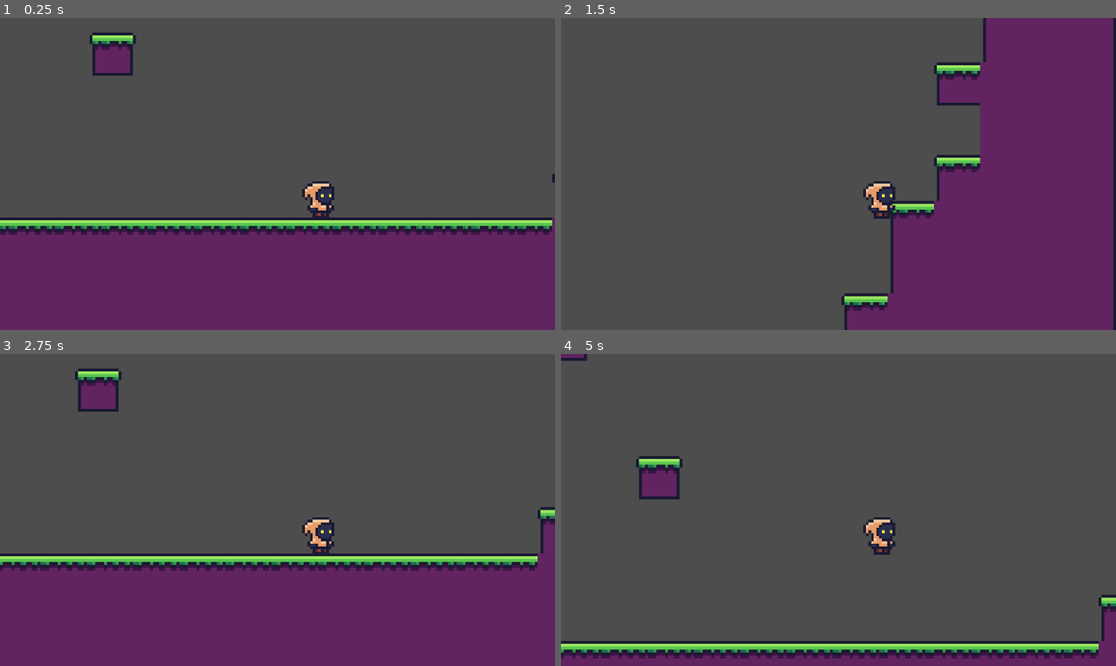
Above: before the commit, frames 1-4 (two rows, left to right).
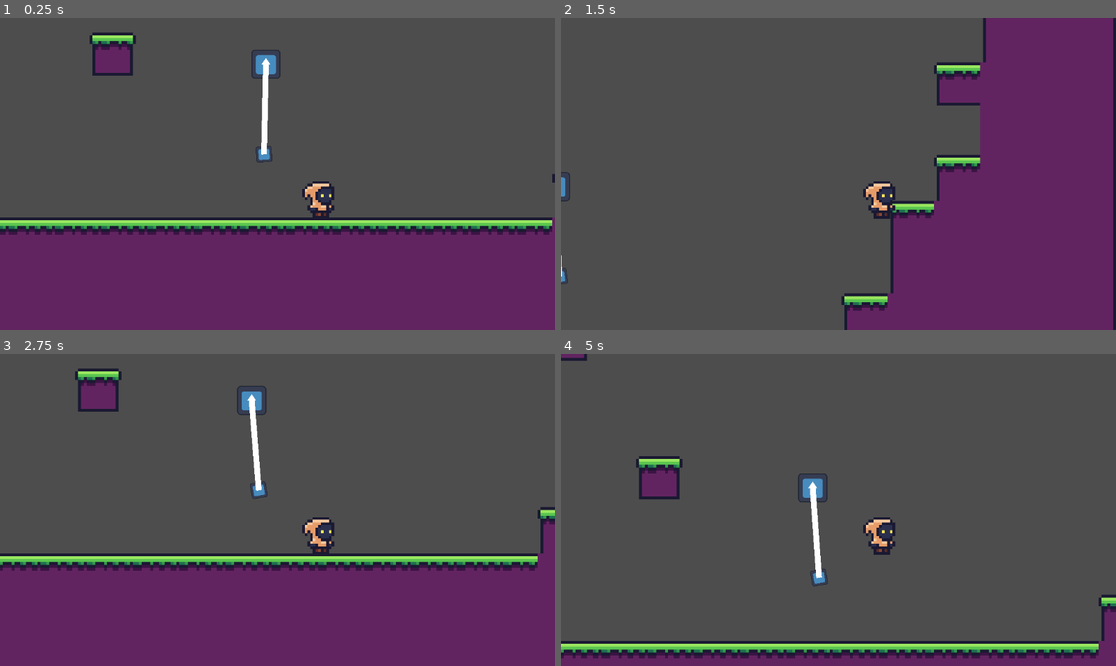
Above: after the commit, the same moments.

Repository: zenbenten/Godot-Platformer
Game: Godot game, scene res://Assets/Scenes/Areas/area_1.tscn
The game is run twice, just before and just after one commit, with the same random seed, the same clock (stepped at 60 frames per second) and the same inputs. The engine's default icon, where the game draws it, is replaced by a stand-in: a white triangle on a blue panel in a dark square.
Inputs:
- Up to frame 1 (0.25 s): no input
- Up to frame 2 (1.5 s): hold Right (move_right) from 0.53 s (still down); tap Home (ui_home) at 0.6 s; tap Z (jump) at 0.77, 0.8, 1.07, 1.35 s
- Up to frame 3 (2.75 s): tap Z (jump) at 1.52, 1.82, 2.3 s; tap Home (ui_home) at 1.55, 2.1 s; release Right (move_right) at 2.03 s; hold Left (move_left) from 2.03 s (still down)
- Up to frame 4 (5 s): release Left (move_left) at 2.78 s; hold Right (move_right) 2.78-4.28 s; tap Home (ui_home) at 2.85, 4.35 s; tap Z (jump) at 3.02, 3.32, 3.6, 3.77, 4.07, 4.52, 4.82 s; hold Left (move_left) from 4.28 s (still down)

The runs differ from the first frame. In frame 1, 0.7% of the frame differs, in the area x 45-51%, y 10-47%; in frame 2, 0.1%; in frame 3, 0.6%; in frame 4, 0.7%.

Commit message:
grapple anchor, player anchor, and visible rope. pendulum swings as expected

Diff:
--- a/Assets/Scenes/Areas/area_1.tscn
+++ b/Assets/Scenes/Areas/area_1.tscn
@@ -1,7 +1,27 @@
-[gd_scene load_steps=5 format=3 uid="uid://badcvjrm3v6id"]
+[gd_scene load_steps=9 format=3 uid="uid://badcvjrm3v6id"]
 
 [ext_resource type="Texture2D" uid="uid://bv5h24wmk7523" path="res://Assets/Sprites/tiles_1.png" id="1_3uyhe"]
-[ext_resource type="PackedScene" uid="uid://3wgak66vwyqw" path="res://Assets/Scenes/player.tscn" id="2_8wi1m"]
+[ext_resource type="PackedScene" uid="uid://dqyufja82jv67" path="res://Assets/Scenes/player.tscn" id="2_8wi1m"]
+[ext_resource type="Texture2D" uid="uid://gfuvj2yoti1d" path="res://icon.svg" id="3_8wi1m"]
+
+[sub_resource type="GDScript" id="GDScript_8wi1m"]
+script/source = "extends Node2D
+
+@export var grapple_anchor: StaticBody2D
+@export var player_anchor: RigidBody2D
+@export var rope: Line2D
+
+func _ready():
+	add_to_group(\"grappling-hook-system\")
+
+	# Initialize the rope with 2 points (start and end)
+	rope.points = [grapple_anchor.global_position, player_anchor.global_position]
+
+func _process(delta):
+	# Update the rope to connect the anchor and player anchor
+	rope.set_point_position(0, grapple_anchor.global_position)
+	rope.set_point_position(1, player_anchor.global_position)
+"
 
 [sub_resource type="TileSetAtlasSource" id="TileSetAtlasSource_ql8qi"]
 texture = ExtResource("1_3uyhe")
@@ -90,7 +110,15 @@
 physics_layer_0/collision_layer = 1
 sources/0 = SubResource("TileSetAtlasSource_ql8qi")
 
-[node name="Area1" type="Node2D"]
+[sub_resource type="RectangleShape2D" id="RectangleShape2D_ql8qi"]
+
+[sub_resource type="RectangleShape2D" id="RectangleShape2D_7fk0h"]
+
+[node name="Area1" type="Node2D" node_paths=PackedStringArray("grapple_anchor", "player_anchor", "rope")]
+script = SubResource("GDScript_8wi1m")
+grapple_anchor = NodePath("GrappleAnchor")
+player_anchor = NodePath("PlayerAttatchmentPoint")
+rope = NodePath("Rope")
 
 [node name="TileMap" type="TileMap" parent="."]
 tile_set = SubResource("TileSet_7fk0h")
@@ -98,3 +126,35 @@
 layer_0/tile_data = PackedInt32Array(65535, 65536, 0, 3, 65536, 0, 4, 65536, 0, 5, 65536, 1, 2, 65536, 0, 1, 65536, 0,  …(2971 unchanged characters)…
 
 [node name="Player" parent="." instance=ExtResource("2_8wi1m")]
+
+[node name="GrappleAnchor" type="StaticBody2D" parent="."]
+position = Vector2(-19, -53)
+
+[node name="CollisionShape2D" type="CollisionShape2D" parent="GrappleAnchor"]
+scale = Vector2(0.267562, 0.237016)
+shape = SubResource("RectangleShape2D_ql8qi")
+
+[node name="Sprite2D" type="Sprite2D" parent="GrappleAnchor"]
+scale = Vector2(0.0786806, 0.0786806)
+texture = ExtResource("3_8wi1m")
+
+[node name="PlayerAttatchmentPoint" type="RigidBody2D" parent="."]
+position = Vector2(-22, -22)
+
+[node name="CollisionShape2D" type="CollisionShape2D" parent="PlayerAttatchmentPoint"]
+scale = Vector2(0.210576, 0.210576)
+shape = SubResource("RectangleShape2D_7fk0h")
+
+[node name="Sprite2D" type="Sprite2D" parent="PlayerAttatchmentPoint"]
+position = Vector2(-3.8147e-06, -2.27374e-13)
+scale = Vector2(0.0429509, 0.0429509)
+texture = ExtResource("3_8wi1m")
+
+[node name="PinJoint2D" type="PinJoint2D" parent="."]
+position = Vector2(-19, -53)
+node_a = NodePath("../GrappleAnchor")
+node_b = NodePath("../PlayerAttatchmentPoint")
+
+[node name="Rope" type="Line2D" parent="."]
+width = 2.0
+texture_mode = 2
--- /dev/null
+++ b/Assets/Scenes/grapple_hook_system.tscn
@@ -0,0 +1,3 @@
+[gd_scene format=3 uid="uid://dyjwpstmjtp0i"]
+
+[node name="GrappleHookSystem" type="Node2D"]
--- a/Assets/Scripts/player_controller.gd
+++ b/Assets/Scripts/player_controller.gd
@@ -2,26 +2,26 @@
 
 @export var speed = 10.0
 @export var jump_power = 10.0
-
 var speed_multiplier = 30.0
 var jump_multiplier = -30.0
 var direction = 0
 
-#const SPEED = 300.0
-#const JUMP_VELOCITY = -400.0
-
+var has_grappling_hook: bool = false
+var is_grappling: bool = false
 
 func _physics_process(delta: float) -> void:
-	# Add the gravity.
+	if not is_grappling:
+		handle_movement(delta)
+
+	handle_grappling(delta)
+
+func handle_movement(delta: float) -> void:
 	if not is_on_floor():
 		velocity += get_gravity() * delta
 
-	# Handle jump.
 	if Input.is_action_just_pressed("jump") and is_on_floor():
 		velocity.y = jump_power * jump_multiplier
 
-	# Get the input direction and handle the movement/deceleration.
-	# As good practice, you should replace UI actions with custom gameplay actions.
 	direction = Input.get_axis("move_left", "move_right")
 	if direction:
 		velocity.x = direction * speed * speed_multiplier
@@ -29,3 +29,23 @@
 		velocity.x = move_toward(velocity.x, 0, speed * speed_multiplier)
 
 	move_and_slide()
+
+func handle_grappling(delta: float) -> void:
+	if not has_grappling_hook:
+		return
+
+	if Input.is_action_just_pressed("ui_home"):
+		for g in get_tree().get_nodes_in_group("grappling-hook-system"):
+			var success = g.attach_player(self)
+			if success == 0:
+				is_grappling = true
+				break
+	elif Input.is_action_just_released("ui_home"):
+		for g in get_tree().get_nodes_in_group("grappling-hook-system"):
+			var success = g.detach_player(self)
+			if success == 0:
+				is_grappling = false
+				break
+
+	# Prevent rotation when attached
+	global_rotation = 0
--- a/Systems/GrappleHookSystem/GrapplingHookSystem.tscn
+++ /dev/null
@@ -1,46 +0,0 @@
-[gd_scene load_steps=5 format=3 uid="uid://bl8p0qa4xogrc"]
-
-[ext_resource type="Script" path="res://Grappling Hook System/GrapplingHookSystem.gd" id="1_xdd6m"]
-[ext_resource type="Texture2D" uid="uid://bgsoesjwicybu" path="res://assets/chain/chain.png" id="2_rwa5u"]
-
-[sub_resource type="RectangleShape2D" id="RectangleShape2D_60oag"]
-
-[sub_resource type="CircleShape2D" id="CircleShape2D_sk66n"]
-
-[node name="GrapplingHookSystem" type="Node2D" node_paths=PackedStringArray("grapple_anchor", "player_anchor", "rope")]
-script = ExtResource("1_xdd6m")
-grapple_anchor = NodePath("GrappleAnchor")
-player_anchor = NodePath("PlayerAnchor")
-rope = NodePath("Rope")
-
-[node name="GrappleAnchor" type="StaticBody2D" parent="."]
-
-[node name="CollisionShape2D" type="CollisionShape2D" parent="GrappleAnchor"]
-shape = SubResource("RectangleShape2D_60oag")
-
-[node name="Polygon2D" type="Polygon2D" parent="GrappleAnchor"]
-color = Color(0.375984, 0.52938, 0.416358, 1)
-polygon = PackedVector2Array(-8, -10, 8, -10, 10, -8, 10, 8, 8, 10, -8, 10, -10, 8, -10, -8)
-
-[node name="PinJoint2D" type="PinJoint2D" parent="."]
-node_a = NodePath("../GrappleAnchor")
-node_b = NodePath("../PlayerAnchor")
-softness = 1.0
-
-[node name="Rope" type="Line2D" parent="."]
-texture_filter = 3
-texture_repeat = 2
-points = PackedVector2Array(0, 0, 0, 113.525)
-width = 4.0
-texture = ExtResource("2_rwa5u")
-texture_mode = 1
-
-[node name="PlayerAnchor" type="RigidBody2D" parent="."]
-position = Vector2(0, 113)
-collision_layer = 0
-collision_mask = 0
-gravity_scale = 3.0
-linear_damp = 0.1
-
-[node name="CollisionShape2D" type="CollisionShape2D" parent="PlayerAnchor"]
-shape = SubResource("CircleShape2D_sk66n")
--- a/Systems/GrapplingHookSystem.gd
+++ /dev/null
@@ -1,73 +0,0 @@
-extends Node2D
-
-
-@export var grapple_anchor: StaticBody2D
-@export var player_anchor: RigidBody2D
-@export var rope: Line2D
-
-@export var max_radius: float = 512 # Only attach to things within this radius
-
-
-func _ready():
-	add_to_group("grappling-hook-system")
-	rope.visible = false
-	player_anchor.visible = false
-
-
-# Process to handle player input and swinging
-func _process(delta):
-	if Input.is_action_pressed("ui_right"):
-		# if already moving fasdt, don't move faster
-		if player_anchor.linear_velocity.length() < 400:
-			player_anchor.apply_central_impulse(player_anchor.global_transform.x * 64)  # Push right
-	elif Input.is_action_pressed("ui_left"):
-		if player_anchor.linear_velocity.length() < 400:
-			player_anchor.apply_central_impulse(player_anchor.global_transform.x * -64)  # Push left
-
-	rope.points[0] = $GrappleAnchor.global_position * rope.global_transform
-	rope.points[1] = player_anchor.global_position * rope.global_transform
-
-	for child in player_anchor.get_children():
-		if "position" in child:
-			child.position = Vector2(0,0)
-
-
-
-
-# API - use these functions to interact with grappling hook system
-
-
-# Function to make the plaer a child of player_anchor and make
-# all the things visible and working.
-
-var player_original_parent: Node = null
-
-func attach_player(player: Node2D) -> int:
-	if self.global_position.distance_to(player.global_position) > max_radius or player_original_parent != null:
-		return -1
-	player_original_parent = player.get_parent()
-	player_anchor.position = player.global_position # Set the player_anchor to the player's position
-	player.reparent(player_anchor) # Make the player a child of player_anchor
-	player.position = Vector2.ZERO
-
-	rope.points[0] = $GrappleAnchor.global_position * rope.global_transform
-	rope.points[1] = player_anchor.global_position * rope.global_transform
-
-	rope.visible = true
-	player_anchor.visible = true
-	return 0
-
-
-
-# Function to make the player no longer a child of player_anchor
-# and make all the things invisible and not working.
-
-func detach_player(player: Node2D) -> int:
-	if player_original_parent == null:
-		return -1
-	player.reparent(player_original_parent)
-	player.velocity = player_anchor.linear_velocity # So it continues its momentum
-	player_original_parent = null
-	rope.visible = false
-	player_anchor.visible = false
-	return 0
--- a/Systems/GrapplingHookSystem.tscn
+++ /dev/null
@@ -1,46 +0,0 @@
-[gd_scene load_steps=5 format=3 uid="uid://bl8p0qa4xogrc"]
-
-[ext_resource type="Script" path="res://Grappling Hook System/GrapplingHookSystem.gd" id="1_xdd6m"]
-[ext_resource type="Texture2D" uid="uid://bgsoesjwicybu" path="res://assets/chain/chain.png" id="2_rwa5u"]
-
-[sub_resource type="RectangleShape2D" id="RectangleShape2D_60oag"]
-
-[sub_resource type="CircleShape2D" id="CircleShape2D_sk66n"]
-
-[node name="GrapplingHookSystem" type="Node2D" node_paths=PackedStringArray("grapple_anchor", "player_anchor", "rope")]
-script = ExtResource("1_xdd6m")
-grapple_anchor = NodePath("GrappleAnchor")
-player_anchor = NodePath("PlayerAnchor")
-rope = NodePath("Rope")
-
-[node name="GrappleAnchor" type="StaticBody2D" parent="."]
-
-[node name="CollisionShape2D" type="CollisionShape2D" parent="GrappleAnchor"]
-shape = SubResource("RectangleShape2D_60oag")
-
-[node name="Polygon2D" type="Polygon2D" parent="GrappleAnchor"]
-color = Color(0.375984, 0.52938, 0.416358, 1)
-polygon = PackedVector2Array(-8, -10, 8, -10, 10, -8, 10, 8, 8, 10, -8, 10, -10, 8, -10, -8)
-
-[node name="PinJoint2D" type="PinJoint2D" parent="."]
-node_a = NodePath("../GrappleAnchor")
-node_b = NodePath("../PlayerAnchor")
-softness = 1.0
-
-[node name="Rope" type="Line2D" parent="."]
-texture_filter = 3
-texture_repeat = 2
-points = PackedVector2Array(0, 0, 0, 113.525)
-width = 4.0
-texture = ExtResource("2_rwa5u")
-texture_mode = 1
-
-[node name="PlayerAnchor" type="RigidBody2D" parent="."]
-position = Vector2(0, 113)
-collision_layer = 0
-collision_mask = 0
-gravity_scale = 3.0
-linear_damp = 0.1
-
-[node name="CollisionShape2D" type="CollisionShape2D" parent="PlayerAnchor"]
-shape = SubResource("CircleShape2D_sk66n")
Not shown: 1 places in Assets/Scenes/player.tscn that only renumber resources
Binary file removed: Assets/Sprites/chain.png
Not shown, removed: Assets/Sprites/chain.png.import
Not shown, removed: Systems/GrapplingHookSystem.gd.uid
